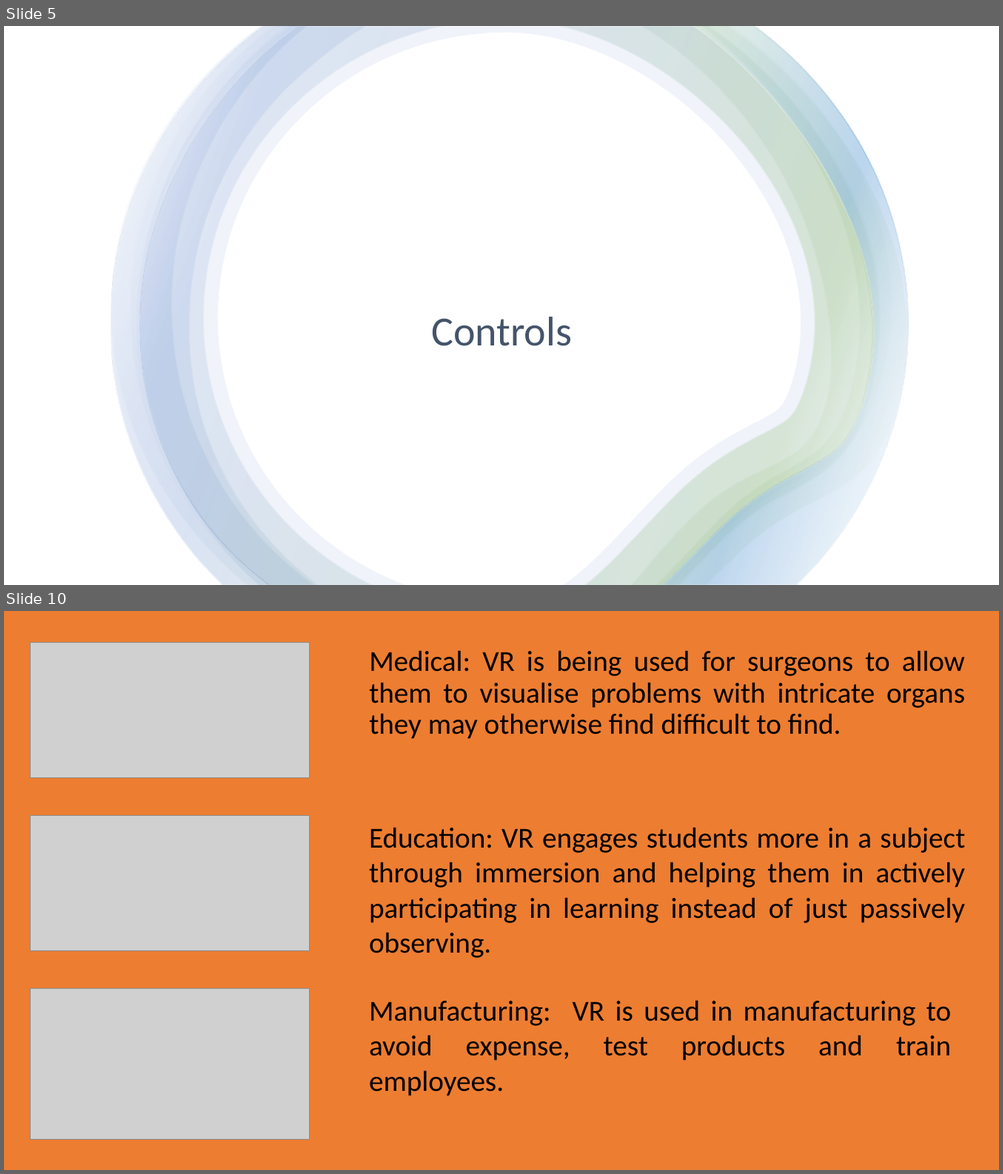
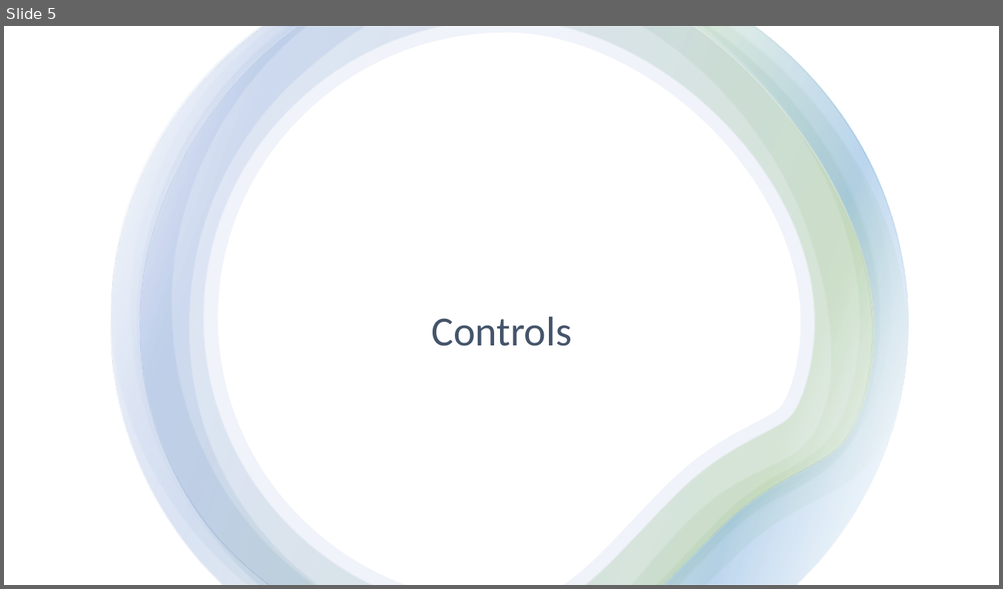
Before and after one commit to aaron020/vrproject, a slide deck: How does VR work_DavidCondon_19279655.pptx. Shown one above the other, each under a label of ours: slides 5 and 10 before the commit, slide 5 after it; the slides between them are not shown. The pictures are 1003x1174 and 1003x589 pixels, drawn with LibreOffice and Linux fonts; fonts in the diff are those of the drawing; grey boxes stand for pictures. Boxes give left, top, right and bottom in pixels: in the first picture for what was removed or moved away, otherwise in the second. Text is boxed around its words. In the diff, an @@ line names an element or a change of style, - is before the commit and + after.

```diff
--- a/How does VR work_DavidCondon_19279655.pptx
+++ b/How does VR work_DavidCondon_19279655.pptx
@@ slide 10 removed at (x1=4, y1=611, x2=999, y2=1170), background #ED7D31 @@
@@ picture removed at (x1=30, y1=643, x2=309, y2=778) @@
@@ text removed at (x1=369, y1=650, x2=965, y2=739) @@
-Medical: VR is being used for surgeons to allow them to visualise problems with intricate organs they may otherwise find difficult to find.
@@ picture removed at (x1=30, y1=816, x2=309, y2=951) @@
@@ text removed at (x1=369, y1=827, x2=965, y2=958) @@
-Education: VR engages students more in a subject through immersion and helping them in actively participating in learning instead of just passively observing.
@@ picture removed at (x1=30, y1=989, x2=309, y2=1140) @@
@@ text removed at (x1=369, y1=1000, x2=950, y2=1096) @@
-Manufacturing: VR is used in manufacturing to avoid expense, test products and train employees.
```
Also in this commit, not shown: 3 slides changed, 5 other slides removed.
